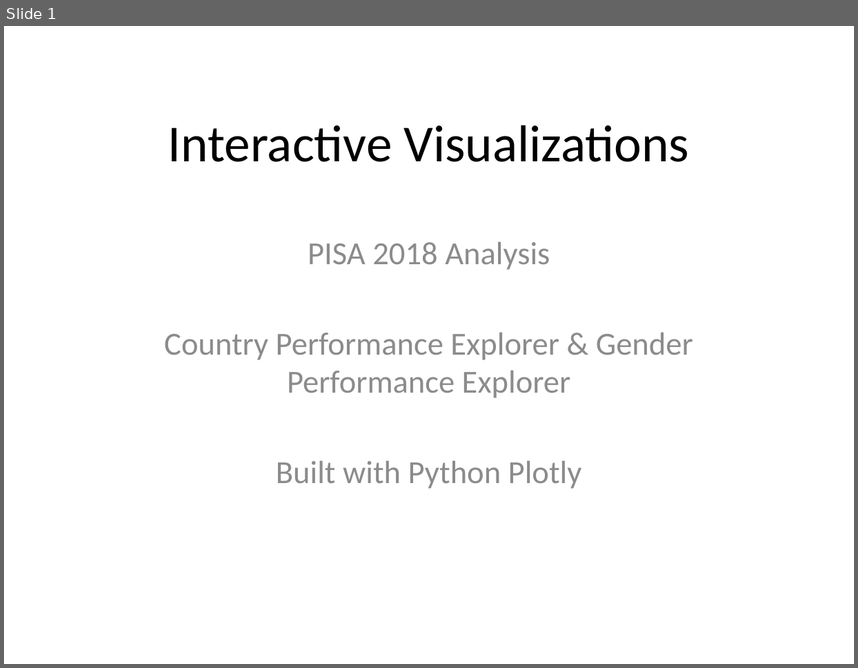
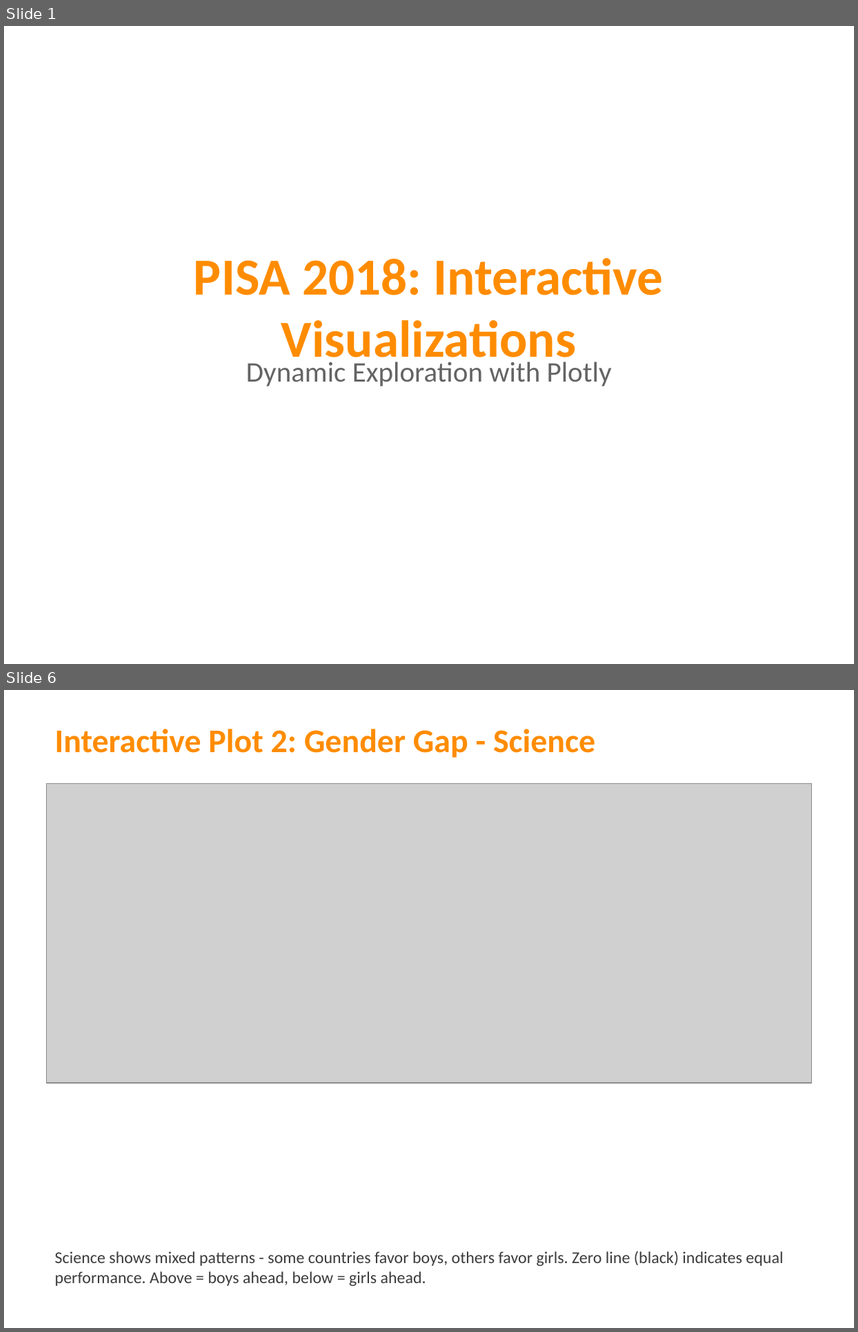
Before and after one commit to kitsakisGk/Masters_AUEB, a slide deck: Data_visualization/Assignment_1/PISA_2018_Interactive_Plots.pptx. Shown one above the other, each under a label of ours: slide 1 before the commit, slides 1 and 6 after it; the slides between them are not shown. The pictures are 858x668 and 858x1332 pixels, drawn with LibreOffice and Linux fonts; fonts in the diff are those of the drawing; grey boxes stand for pictures. Boxes give left, top, right and bottom in pixels: in the first picture for what was removed or moved away, otherwise in the second. Text is boxed around its words. In the diff, an @@ line names an element or a change of style, - is before the commit and + after.

Commit message:
Update Data Visualization Assignment 1: Replace with EDA notebook and reorganize plots

```diff
--- a/Data_visualization/Assignment_1/PISA_2018_Interactive_Plots.pptx
+++ b/Data_visualization/Assignment_1/PISA_2018_Interactive_Plots.pptx
@@ slide 6 added at box(4, 690, 854, 1328), background #FFFFFF @@
@@ text added at box(55, 729, 595, 758), 28 pt, text #FF8C00, bold @@
+Interactive Plot 2: Gender Gap - Science
@@ picture added at box(47, 784, 811, 1083) @@
@@ text added at box(55, 1250, 783, 1285), 14 pt, text #3C3C3C @@
+Science shows mixed patterns - some countries favor boys, others favor girls. Zero line (black) indicates equal
+performance. Above = boys ahead, below = girls ahead.
@@ slide 1 changed as well @@
@@ text "PISA 2018: Interactive Visualizations" at box(194, 258, 663, 369): vertical alignment middle to top @@
@@ text at box(194, 258, 663, 369): text changed; text colour #000000 to #FF8C00; bold on @@
-Interactive Visualizations
+PISA 2018: Interactive Visualizations
@@ text at box(246, 361, 612, 386): text changed; size 27.2 to 24 pt; text colour #8C8C8C to #646464 @@
-PISA 2018 Analysis
-Country Performance Explorer & Gender Performance Explorer
-Built with Python Plotly
+Dynamic Exploration with Plotly
```
Also in this commit, not shown: 2 other slides changed, 3 other slides added, 9 slides removed, 37 other files.
